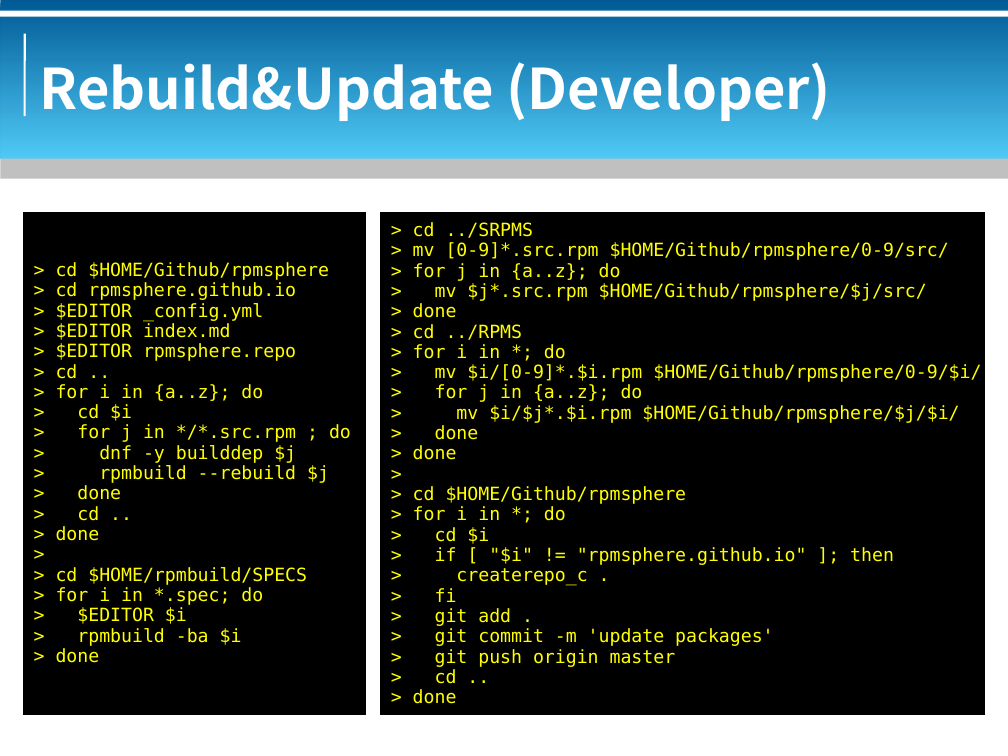
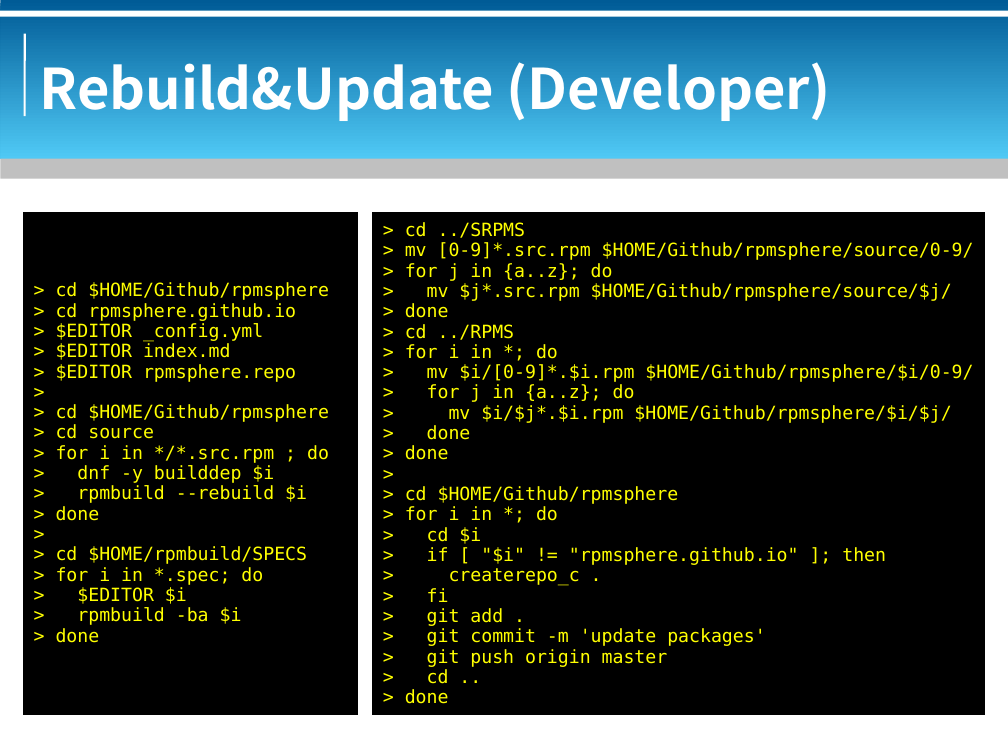
Before and after one commit to bluebat/.presentations, a slide deck: slide 5 of rpmsphere-repository.odp. Drawn at 1008x756 pixels with LibreOffice and Linux fonts; fonts in the diff are those of the drawing; background and template pictures are left out. Boxes give left, top, right and bottom in pixels: in the first picture for what was removed or moved away, otherwise in the second. Text is boxed around its words. In the diff, an @@ line names an element or a change of style, - is before the commit and + after.

Commit message:
update rpmsphere

```diff
--- a/rpmsphere-repository.odp
+++ b/rpmsphere-repository.odp
@@ rectangle "> cd $HOME/Github/rpmsphere": place and size @@
-rectangle "> cd $HOME/Github/rpmsphere" at (24,213,366,715)
+rectangle "> cd $HOME/Github/rpmsphere" at (24,213,358,715)
@@ rectangle "> cd ../SRPMS": place and size @@
-rectangle "> cd ../SRPMS" at (381,212,984,714)
+rectangle "> cd ../SRPMS" at (373,212,984,714)
@@ text in rectangle at (405,242,974,260): text changed @@
-> mv [0-9]*.src.rpm $HOME/Github/rpmsphere/0-9/src/
+> mv [0-9]*.src.rpm $HOME/Github/rpmsphere/source/0-9/
@@ text in rectangle at (427,283,952,301): text changed @@
-> mv $j*.src.rpm $HOME/Github/rpmsphere/$j/src/
+> mv $j*.src.rpm $HOME/Github/rpmsphere/source/$j/
@@ text in rectangle at (427,364,973,382): text changed @@
-> mv $i/[0-9]*.$i.rpm $HOME/Github/rpmsphere/0-9/$i/
+> mv $i/[0-9]*.$i.rpm $HOME/Github/rpmsphere/$i/0-9/
@@ text in rectangle at (56,404,329,503): text changed @@
-> cd ..
-> for i in {a..z}; do
-> cd $i
-> for j in */*.src.rpm ; do
-> dnf -y builddep $j
-> rpmbuild --rebuild $j
-> done
-> cd ..
+>
+> cd $HOME/Github/rpmsphere
+> cd source
+> for i in */*.src.rpm ; do
+> dnf -y builddep $i
+> rpmbuild --rebuild $i
@@ text in rectangle at (449,405,951,423): text changed @@
-> mv $i/$j*.$i.rpm $HOME/Github/rpmsphere/$j/$i/
+> mv $i/$j*.$i.rpm $HOME/Github/rpmsphere/$i/$j/
```
Also in this commit, not shown: 4 other slides changed.
